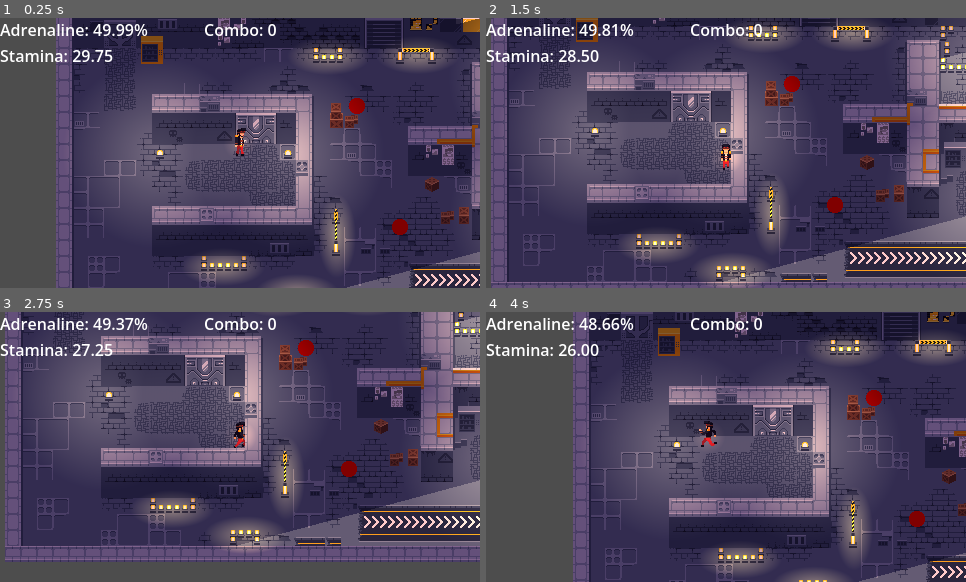
Above: before the commit, frames 1-4 (two rows, left to right).
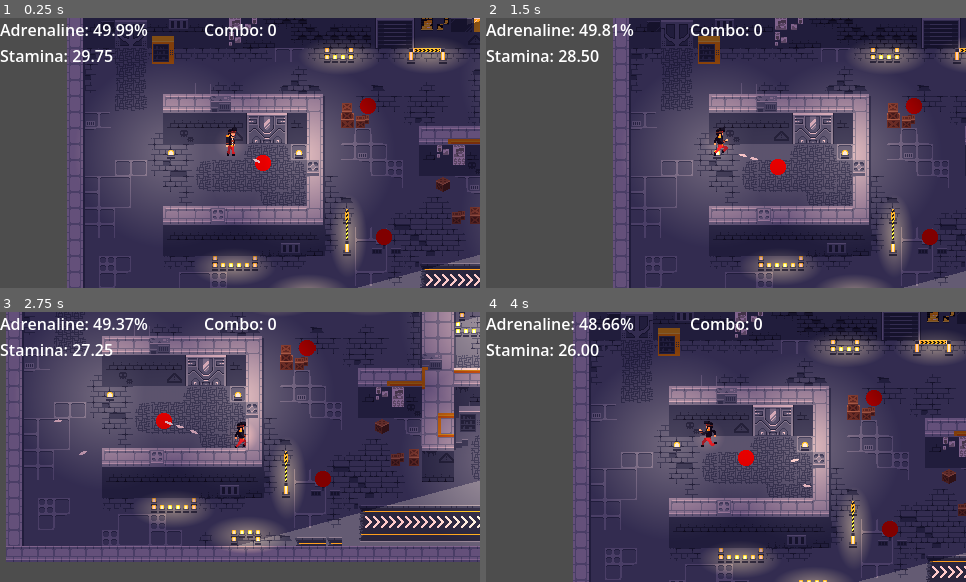
Above: after the commit, the same moments.

Repository: Kapcpa/gmtk-gamejam-2026
Game: Godot game, scene res://scenes/level0.tscn
Same seed, same stepped clock (60 frames per second), same inputs: the game is played once before the commit and once after it. Sound files missing from this copy of the repository are replaced by a short silence.
Inputs (mouse positions are in pixels of both pictures, inside the frame that each line leads up to):
- Up to frame 1 (0.25 s): no input
- Up to frame 2 (1.5 s): move the mouse to (831, 139) at 0.52 s; hold D (right) 0.53-1.28 s; click (831, 139) at 0.6 s; move the mouse to (630, 166) at 1.27 s; hold S (down) from 1.28 s (still down); click (630, 166) at 1.35 s
- Up to frame 3 (2.75 s): move the mouse to (288, 387) at 2.02 s; release S (down) at 2.03 s; hold D (right) from 2.03 s (still down); tap Space (dash) at 2.1 s; click (288, 387) at 2.3 s
- Up to frame 4 (4 s): move the mouse to (702, 501) at 2.77 s; release D (right) at 2.78 s; hold W (up) 2.78-3.53 s; right-click (702, 501) at 2.85 s; click (702, 501) at 3.05 s; move the mouse to (870, 487) at 3.52 s; hold A (left) from 3.53 s (still down); click (870, 487) at 3.6 s

The runs differ from the first frame. In frame 1, 22% of the frame differs, in the area x 11-100%, y 0-100%; in frame 2, 61%, in the area x 1-100%, y 0-100%; in frame 3, 9.7%; in frame 4, 0.5%.

Commit message:
now we can set parameter "bullets_in_a_row" for every ranged enemy

Diff:
--- a/scenes/level0.tscn
+++ b/scenes/level0.tscn
@@ -601,8 +601,11 @@
 position = Vector2(109, -54)
 scale = Vector2(1.0061551, 1)
 
-[node name="RangedEnemy" parent="." unique_id=1494898214 instance=ExtResource("7_cm1v6")]
-position = Vector2(152, 67)
+[node name="RangedEnemy" parent="." unique_id=1298088436 instance=ExtResource("7_cm1v6")]
+position = Vector2(124.99999, 77)
+
+[node name="RangedEnemyBurst" parent="." unique_id=1425890523 instance=ExtResource("7_cm1v6")]
+bullets_in_a_row = 3
 
 [node name="PointLight2D" type="PointLight2D" parent="." unique_id=536918014]
 position = Vector2(-90, -7)
--- a/scenes/melee_enemy.tscn
+++ b/scenes/melee_enemy.tscn
@@ -30,6 +30,7 @@
 script = ExtResource("1_md0e3")
 health = 3.0
 attack = NodePath("hurtbox")
+shooting_speed = 0.25
 
 [node name="CollisionShape2D" type="CollisionShape2D" parent="." unique_id=1968985931]
 shape = SubResource("CircleShape2D_87140")
--- a/scenes/ranged_enemy.tscn
+++ b/scenes/ranged_enemy.tscn
@@ -30,6 +30,7 @@
 ATTACK_SPEED = -100.0
 health = 3.0
 attack = NodePath("RangedAttack")
+bullets_in_a_row = 1
 
 [node name="CollisionShape2D" type="CollisionShape2D" parent="." unique_id=1968985931]
 shape = SubResource("CircleShape2D_87140")
--- a/scripts/enemy.gd
+++ b/scripts/enemy.gd
@@ -13,16 +13,16 @@
 @onready var player: PlayerCharacter = %player
 @onready var tilemap: TileMapLayer = %tilemap
 @onready var attack_trigger: Area2D = $trigger
-
 @onready var sprite: Sprite2D = $Sprite2D
 
 @export var SPEED = 100.0
 @export var ATTACK_SPEED = 200.0
 @export var ATTACK_FRICTION = 1200
-
 @export var health: float
 @export var vision: int = 20
 @export var attack: Node
+@export var bullets_in_a_row: int
+
 
 var validate_raycast: RayCast2D = RayCast2D.new()
 
@@ -129,7 +129,10 @@
 	return false
 
 func _start_attacking() -> void:
-	attack_timer = 0.25
+	if bullets_in_a_row == 0:
+		attack_timer = 0.25
+	else:
+		attack_timer = bullets_in_a_row/10.0
 	attack_cooldown = 0.8
 
 	var direction = global_position.direction_to(player.global_position)
@@ -140,7 +143,7 @@
 func _state_attacking(_delta: float) -> void:
 	velocity = velocity.move_toward(Vector2.ZERO, ATTACK_FRICTION * _delta)
 
-	attack.attack(player)
+	attack.attack(player, bullets_in_a_row)
 
 	attack_timer -= _delta
 	attack_cooldown -= _delta
--- a/scripts/melee_attack.gd
+++ b/scripts/melee_attack.gd
@@ -2,7 +2,7 @@
 
 const ATTACK_FORCE = 300
 
-func attack(player: PlayerCharacter):
+func attack(player: PlayerCharacter, bullets_in_a_row):
 	if player in get_overlapping_bodies() and player.current_state not in [player.State.DASHING, player.State.GRAPPLING]:
 		var direction = global_position.direction_to(player.global_position)
 		player.take_damage(direction * ATTACK_FORCE)
--- a/scripts/ranged_attack.gd
+++ b/scripts/ranged_attack.gd
@@ -2,27 +2,32 @@
 
 @export var bullet_scene: PackedScene
 
-#
-var bullet_shot = false
+var bullets_shot: int = 0
+var bullet_cooldown = 0.0
 
 const ATTACK_FORCE = 300
 
-func attack(player: PlayerCharacter):
-	if bullet_shot:
+func _process(delta: float) -> void:
+	if bullet_cooldown > 0.0:
+		bullet_cooldown -= delta
+
+func attack(player: PlayerCharacter, bullets_in_a_row):
+	if bullets_shot >= bullets_in_a_row:
 		return
+	if bullet_cooldown <= 0.0:
+		var direction = (player.global_position - global_position).normalized()
+		var angle = Vector2(0, -1).angle_to(direction)
+		var bullet = bullet_scene.instantiate()
+		bullet.rotation = angle
+		bullet.global_position = global_position
+		bullet.player = player
+		var game_manager = get_tree().root.get_child(0)
 
-	var direction = (player.global_position - global_position).normalized()
-	var angle = Vector2(0, -1).angle_to(direction)
-	var bullet = bullet_scene.instantiate()
-	bullet.rotation = angle
-	bullet.global_position = global_position
-	bullet.player = player
-	var game_manager = get_tree().root.get_child(0)
+		game_manager.add_child(bullet)
 
-	game_manager.add_child(bullet)
-
-	bullet_shot = true
+		bullets_shot += 1
+		bullet_cooldown = 0.1
 
 
 func reset():
-	bullet_shot = false
+	bullets_shot = 0
